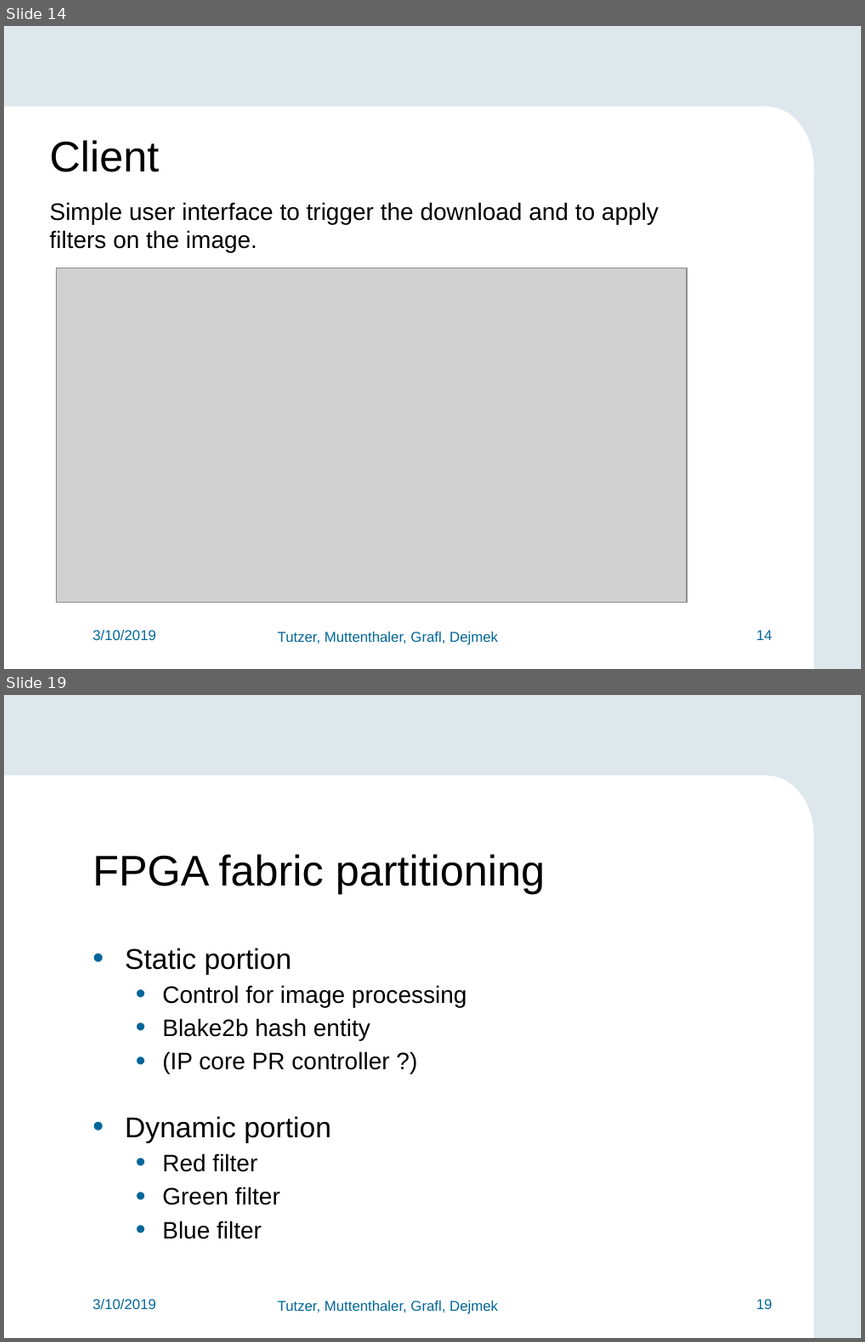
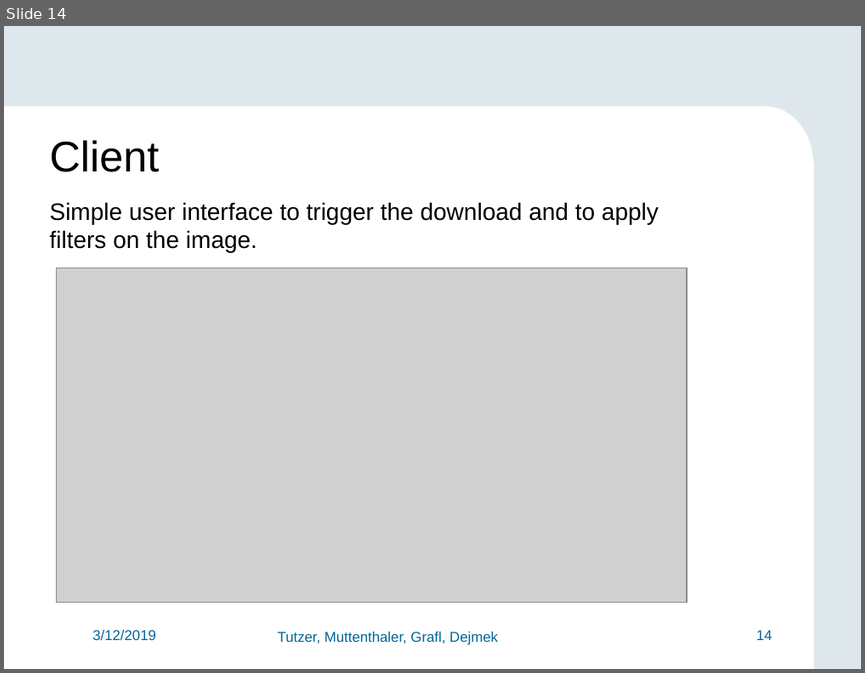
Before and after one commit to FlorianMuttenthaler/SocLabPartialReconfigIot, a slide deck: report/Final_presentation.pptx. Shown one above the other, each under a label of ours: slides 14 and 19 before the commit, slide 14 after it; the slides between them are not shown. The pictures are 865x1342 and 865x673 pixels, drawn with LibreOffice and Linux fonts; fonts in the diff are those of the drawing; grey boxes stand for pictures; background and template pictures are left out. Boxes give left, top, right and bottom in pixels: in the first picture for what was removed or moved away, otherwise in the second. Text is boxed around its words. In the diff, an @@ line names an element or a change of style, - is before the commit and + after.

```diff
--- a/report/Final_presentation.pptx
+++ b/report/Final_presentation.pptx
@@ slide 19 removed at (4,695,861,1338), background #DEE7EC; not listed: 6 template elements that a slide beside it also shows @@
@@ text removed at (92,854,545,894) @@
-FPGA fabric partitioning
@@ text removed at (125,947,467,1239) @@
-• Static portion
-  • Control for image processing
-  • Blake2b hash entity
-  • (IP core PR controller ?)
-• Dynamic portion
-  • Red filter
-  • Green filter
-  • Blue filter
@@ slide 14 changed as well @@
@@ text at (92,630,156,641): text changed @@
-3/10/2019
+3/12/2019
```
Also in this commit, not shown: 16 other slides changed, 7 slides added, 2 other slides removed, 1 other file.
